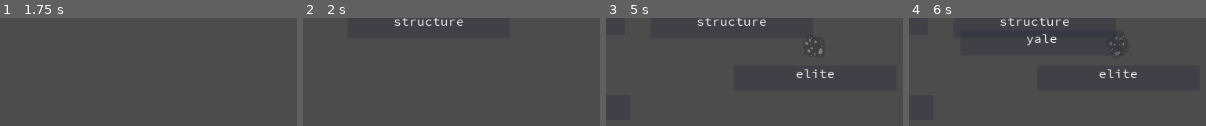
Above: before the commit, frames 1-4 (left to right).
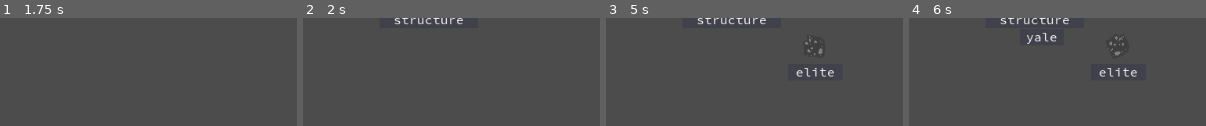
Above: after the commit, the same moments.

Repository: godxkey/hyperkey
Game: Godot game, scene res://control/Typist.tscn
Two runs of this game, one before a commit and one after it. Both use one fixed random seed, a clock stepped at 60 frames per second and the inputs below. This scene is started directly instead of the project's main scene.
Inputs:
- Up to frame 1 (1.75 s): tap Enter at 0.5 s; tap Z at 0.6, 1.35 s; tap Space at 1.25 s; hold A from 1.28 s (still down)
- Up to frame 2 (2 s): keep holding A
- Up to frame 3 (5 s): tap Enter at 2, 3.5 s; release A at 2.03 s; tap Z every 0.75 s from 2.1 to 4.35 s; tap Space at 2.75, 4.25 s; hold A from 3.53 s (still down)
- Up to frame 4 (6 s): tap Z at 5.1, 5.85 s; release A at 5.78 s

Frame 1 is identical in both runs. In frame 2, 0.8% of the frame differs, in the area x 30-54%, y 0-8%; in frame 3, 1.3%; in frame 4, 1.8%, in the area x 30-77%, y 0-56%.
Error in both runs: Invalid get index 'position' (on base: 'null instance'). (res://control/Typist.gd:149)

Commit message:
Center text for typist label

Diff:
--- a/control/Typist.gd
+++ b/control/Typist.gd
@@ -143,7 +143,7 @@
 
   zcontrol.name = "ZControl"
   zcontrol.z_index = 1000
-  zcontrol.position.y = 40.0
+  zcontrol.position.y = 30.0
   label.word_text = word
   target.health.hit_points = word.length()
   target.motion.start_moving_towards(_player.position)
--- a/ui/TypistLabel.gd
+++ b/ui/TypistLabel.gd
@@ -24,6 +24,7 @@
   push_align(ALIGN_CENTER)
   append_bbcode("[typist]")
   add_text(value)
+  fit_to_word()
 
 func get_cursor() -> int:
   return cursor
@@ -31,3 +32,9 @@
 func set_cursor(index:int):
   cursor = clamp(index, -1, word_text.length()) as int
   _typist_effect.cursor = cursor
+
+func fit_to_word():
+  var word_size = get("custom_fonts/normal_font").get_string_size(word_text)
+  word_size.x *= 1.4
+  set_size(word_size)
+  rect_position.x = -word_size.x / 2
--- a/ui/TypistLabel.tscn
+++ b/ui/TypistLabel.tscn
@@ -7,13 +7,15 @@
 [ext_resource path="res://ui/TypistLabel.gd" type="Script" id=5]
 
 [sub_resource type="StyleBoxFlat" id=1]
-bg_color = Color( 0.164706, 0.164706, 0.231373, 0.356863 )
+bg_color = Color( 0.176471, 0.176471, 0.286275, 0.356863 )
 
 [node name="TypistLabel" type="RichTextLabel"]
-margin_left = -104.0
-margin_top = -16.0
-margin_right = 104.0
-margin_bottom = 16.0
+margin_left = -16.0
+margin_top = -8.0
+margin_right = 16.0
+margin_bottom = 8.0
+grow_horizontal = 2
+grow_vertical = 2
 custom_styles/normal = SubResource( 1 )
 custom_fonts/mono_font = ExtResource( 4 )
 custom_fonts/bold_italics_font = ExtResource( 1 )
@@ -21,6 +23,7 @@
 custom_fonts/bold_font = ExtResource( 2 )
 custom_fonts/normal_font = ExtResource( 4 )
 bbcode_enabled = true
+scroll_active = false
 script = ExtResource( 5 )
 __meta__ = {
 "_edit_use_anchors_": false
